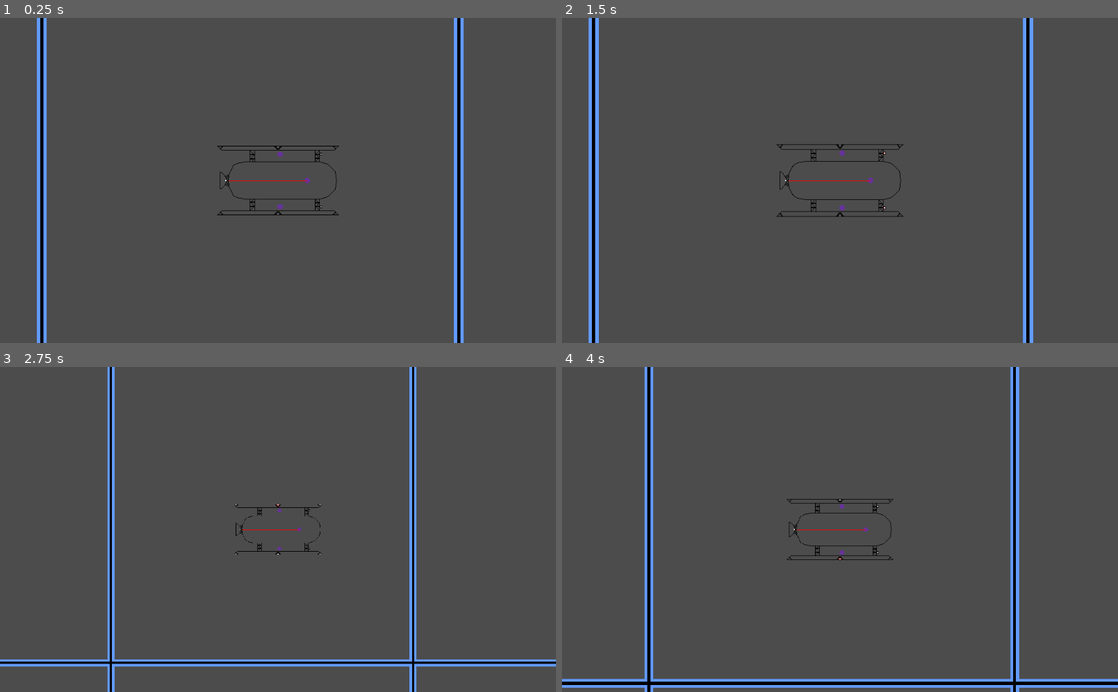
Above: before the commit, frames 1-4 (two rows, left to right).
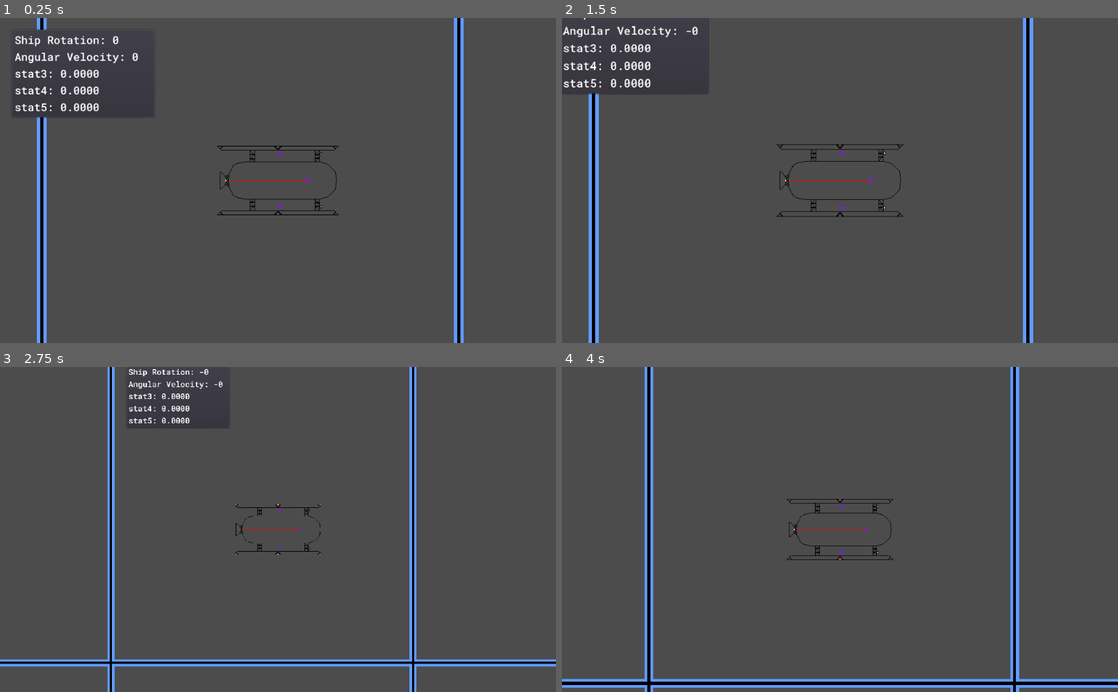
Above: after the commit, the same moments.

Repository: LottieVixen/space-game
Game: Godot game, scene res://levels/World.tscn
Two runs of this game, one before a commit and one after it. Both use one fixed random seed, a clock stepped at 60 frames per second and the inputs below.
Inputs (mouse positions are in pixels of both pictures, inside the frame that each line leads up to):
- Up to frame 1 (0.25 s): no input
- Up to frame 2 (1.5 s): tap Enter at 0.5 s; move the mouse to (962, 164) at 0.52 s; hold Right (right) 0.53-1.28 s; hold Middle mouse button (breakpoint_trigger) 0.53-1.28 s; click (962, 164) at 0.67 s; tap Space (jump) at 0.77 s; move the mouse to (728, 196) at 1.27 s; hold Down (down) from 1.28 s (still down); tap Mouse wheel up (zoom_in) at 1.35 s
- Up to frame 3 (2.75 s): tap Space (jump) at 1.52 s; move the mouse to (333, 458) at 2.02 s; release Down (down) at 2.03 s; hold Right (right) from 2.03 s (still down); hold Mouse wheel down (zoom_out) from 2.03 s (still down)
- Up to frame 4 (4 s): move the mouse to (812, 594) at 2.77 s; release Right (right) at 2.78 s; release Mouse wheel down (zoom_out) at 2.78 s; hold S (reverse_thrust) 2.78-3.53 s; tap Middle mouse button (breakpoint_trigger) at 2.85 s; click (812, 594) at 2.92 s; tap Space (jump) at 3.02, 3.77 s; move the mouse to (1006, 578) at 3.52 s; hold Left (left) from 3.53 s (still down); hold Mouse wheel up (zoom_in) from 3.53 s (still down)

The runs differ from the first frame. In frame 1, 1.3% of the frame differs, in the area x 2-25%, y 3-31%; in frame 2, 1.1%; in frame 3, 0.5%; in frame 4, nothing differs.

Commit message:
added a debug panel

Diff:
--- a/levels/World.tscn
+++ b/levels/World.tscn
@@ -1,10 +1,14 @@
-[gd_scene load_steps=4 format=2]
+[gd_scene load_steps=7 format=2]
 
 [ext_resource path="res://levels/Ship_03.tscn" type="PackedScene" id=1]
 [ext_resource path="res://ASSETS/grid.png" type="Texture" id=2]
 [ext_resource path="res://scripts/Camera2D.gd" type="Script" id=3]
+[ext_resource path="res://scripts/Panel.gd" type="Script" id=4]
+[ext_resource path="res://scripts/World.gd" type="Script" id=5]
+[ext_resource path="res://ASSETS/fonts/roboto_font.tres" type="DynamicFont" id=6]
 
 [node name="World" type="Node2D"]
+script = ExtResource( 5 )
 
 [node name="Ship" parent="." instance=ExtResource( 1 )]
 position = Vector2( 512, 300 )
@@ -26,3 +30,59 @@
 scale = Vector2( 3, 3 )
 texture = ExtResource( 2 )
 centered = false
+
+[node name="debug" type="MarginContainer" parent="."]
+margin_left = 20.0
+margin_top = 20.0
+margin_right = 40.0
+margin_bottom = 40.0
+script = ExtResource( 4 )
+__meta__ = {
+"_edit_use_anchors_": false
+}
+TargetPath = NodePath("../Ship/Camera2D")
+
+[node name="container" type="PanelContainer" parent="debug"]
+margin_right = 266.0
+margin_bottom = 165.0
+rect_min_size = Vector2( 1, 1 )
+
+[node name="vcontainer" type="VBoxContainer" parent="debug/container"]
+margin_left = 7.0
+margin_top = 7.0
+margin_right = 259.0
+margin_bottom = 158.0
+
+[node name="stat1" type="Label" parent="debug/container/vcontainer"]
+margin_right = 252.0
+margin_bottom = 14.0
+custom_fonts/font = ExtResource( 6 )
+text = "Ship Rotation: 0.0000"
+
+[node name="stat2" type="Label" parent="debug/container/vcontainer"]
+margin_top = 18.0
+margin_right = 252.0
+margin_bottom = 32.0
+custom_fonts/font = ExtResource( 6 )
+text = "Angular Mmt: 0.0000"
+
+[node name="stat3" type="Label" parent="debug/container/vcontainer"]
+margin_top = 36.0
+margin_right = 252.0
+margin_bottom = 50.0
+custom_fonts/font = ExtResource( 6 )
+text = "stat3: 0.0000"
+
+[node name="stat4" type="Label" parent="debug/container/vcontainer"]
+margin_top = 54.0
+margin_right = 252.0
+margin_bottom = 68.0
+custom_fonts/font = ExtResource( 6 )
+text = "stat4: 0.0000"
+
+[node name="stat5" type="Label" parent="debug/container/vcontainer"]
+margin_top = 72.0
+margin_right = 252.0
+margin_bottom = 86.0
+custom_fonts/font = ExtResource( 6 )
+text = "stat5: 0.0000"
--- /dev/null
+++ b/scripts/Panel.gd
@@ -0,0 +1,9 @@
+extends MarginContainer
+
+export (NodePath) var TargetPath
+
+onready var TargetNode = get_node(TargetPath)
+onready var StartOffset = rect_position - TargetNode.position
+
+func _process(delta):
+	rect_position = TargetNode.position + StartOffset
--- /dev/null
+++ b/scripts/World.gd
@@ -0,0 +1,8 @@
+extends Node2D
+
+onready var ship = $Ship
+onready var debug = $debug
+
+func _process(_delta):
+	debug.get_node("container/vcontainer/stat1").text = "Ship Rotation: " + String(ship.rotation)
+	debug.get_node("container/vcontainer/stat2").text = "Angular Velocity: " + String(ship.angular_velocity)
